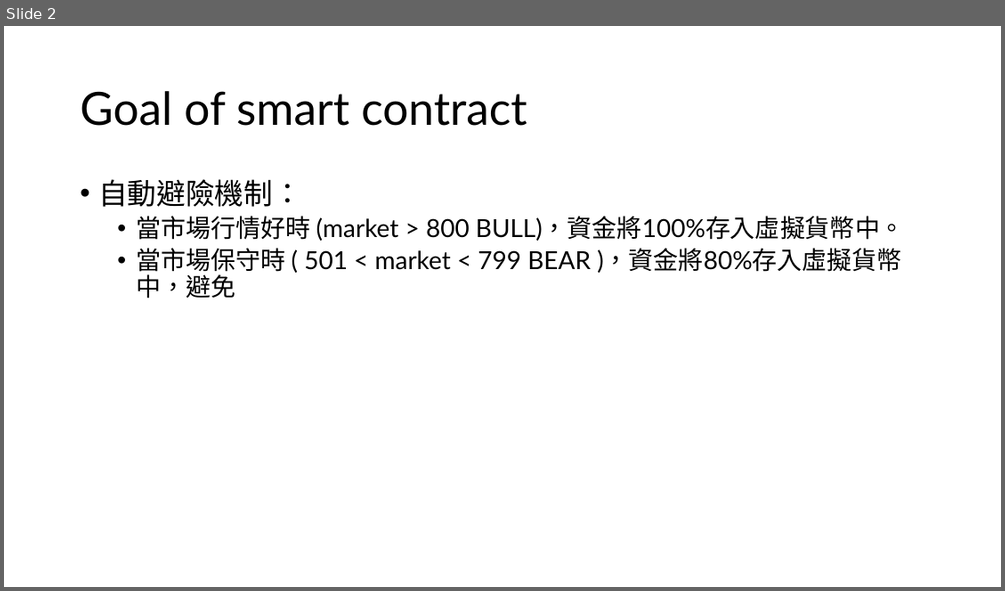
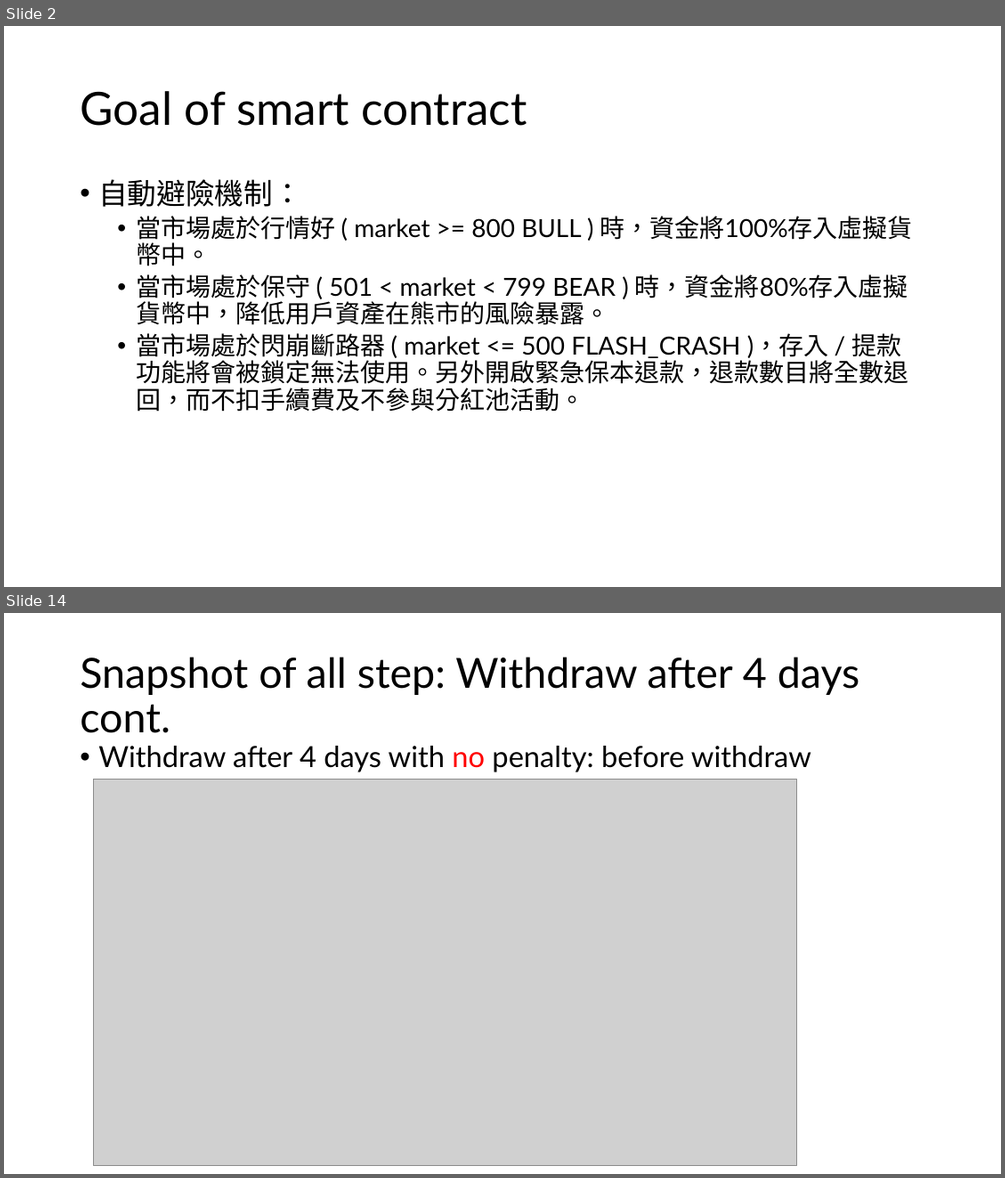
Before and after one commit to imlone1y/Automated-Dynamic-Momentum-Vault, a slide deck: 411121307_report.pptx. Shown one above the other, each under a label of ours: slide 2 before the commit, slides 2 and 14 after it; the slides between them are not shown. The pictures are 1005x591 and 1005x1178 pixels, drawn with LibreOffice and Linux fonts; fonts in the diff are those of the drawing; grey boxes stand for pictures. Boxes give left, top, right and bottom in pixels: in the first picture for what was removed or moved away, otherwise in the second. Text is boxed around its words. In the diff, an @@ line names an element or a change of style, - is before the commit and + after.

```diff
--- a/411121307_report.pptx
+++ b/411121307_report.pptx
@@ slide 14 added at (4, 613, 1001, 1174), background #FFFFFF @@
@@ title added at (80, 657, 860, 733), 40 pt, text #000000 @@
+Snapshot of all step: Withdraw after 4 days cont.
@@ text added at (98, 746, 811, 772), 28 pt, text #000000 @@
+• Withdraw after 4 days with no penalty: before withdraw
@@ picture added at (94, 779, 797, 1165) @@
@@ slide 2 changed as well @@
@@ text at (136, 216, 913, 411): text changed @@
-  • 當市場行情好時 (market > 800 BULL)，資金將100%存入虛擬貨幣中。
-  • 當市場保守時 ( 501 < market < 799 BEAR )，資金將80%存入虛擬貨幣中，避免
+  • 當市場處於行情好 ( market >= 800 BULL ) 時，資金將100%存入虛擬貨幣中。
+  • 當市場處於保守 ( 501 < market < 799 BEAR ) 時，資金將80%存入虛擬貨幣中，降低用戶資產在熊市的風險暴露。
+  • 當市場處於閃崩斷路器 ( market <= 500 FLASH_CRASH )，存入 / 提款功能將會被鎖定無法使用。另外開啟緊急保本退款，退款數目將全數退回，而不扣手續費及不參與分紅池活動。
```
Also in this commit, not shown: 14 other slides added, 16 other files.
